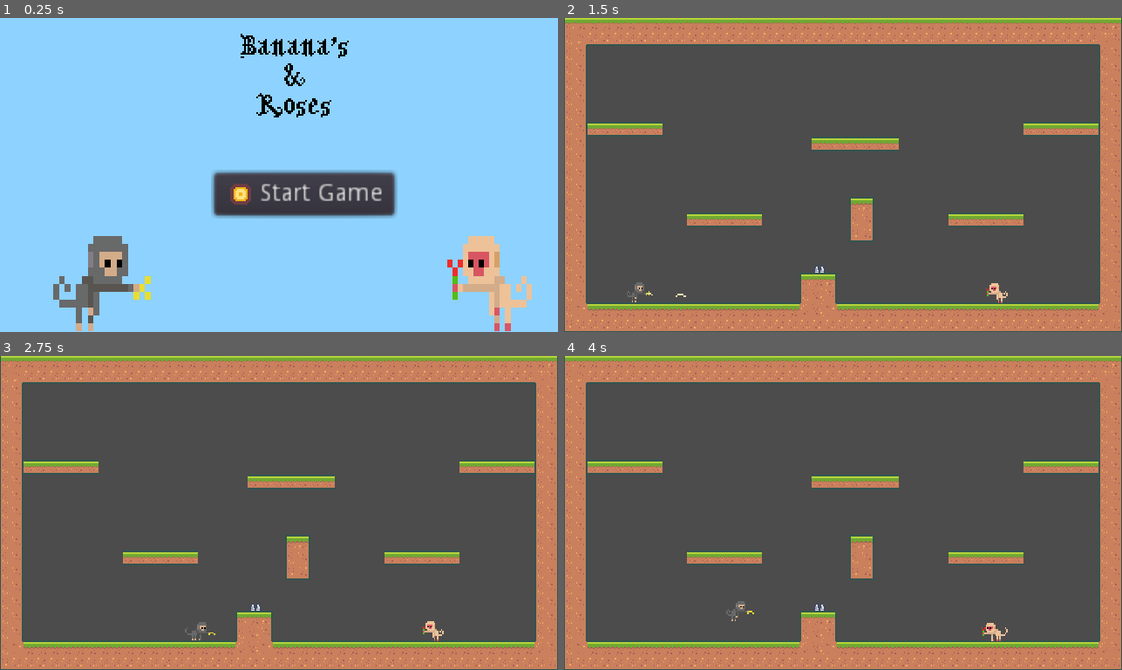
Above: before the commit, frames 1-4 (two rows, left to right).
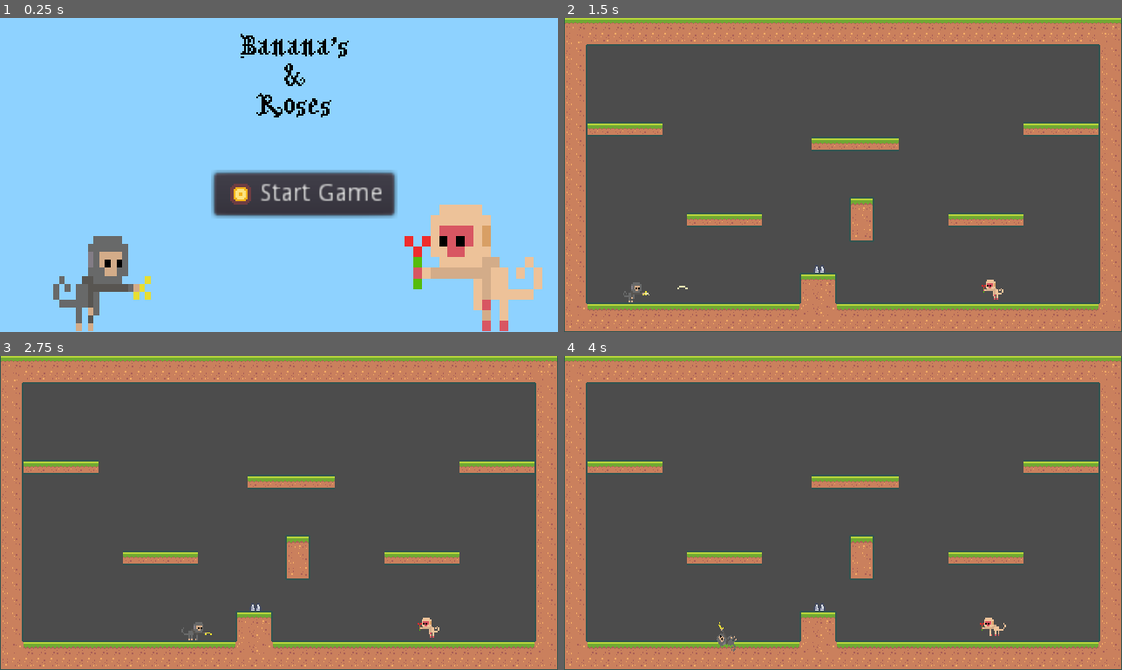
Above: after the commit, the same moments.

Repository: lWardenl/Godot-Platformer2D
Game: Godot game, scene res://Assets/Scenes/MainMenu.tscn
Same seed, same stepped clock (60 frames per second), same inputs: the game is played once before the commit and once after it.
Inputs:
- Up to frame 1 (0.25 s): no input
- Up to frame 2 (1.5 s): click "Start Game" at 0.5 s; hold D (move_right) from 1.28 s (still down); tap G (shoot) at 1.35 s
- Up to frame 3 (2.75 s): keep holding D (move_right); tap F (jump) at 1.52, 2.27 s; tap G (shoot) at 2.1 s
- Up to frame 4 (4 s): release D (move_right) at 2.78 s; hold A (move_left) 2.78-3.53 s; tap G (shoot) at 2.85, 3.6 s; hold D (move_right) from 3.53 s (still down); tap F (jump) at 3.77 s

The runs differ from the first frame. In frame 1, 4.1% of the frame differs, in the area x 72-98%, y 59-100%; in frame 2, 0.2%; in frame 3, 0.2%; in frame 4, 0.4%.

Commit message:
add player rotation

Diff:
--- a/Assets/Scenes/Arena.tscn
+++ b/Assets/Scenes/Arena.tscn
@@ -16,7 +16,7 @@
 tile_data = PoolIntArray( -917514, 1, 0, -917513, 1, 1, -917512, 1, 1, -917511, 1, 1, -917510, 1, 1, -917509, 1, 1, -91 …(4901 unchanged characters)…
 
 [node name="Player" parent="." instance=ExtResource( 4 )]
-position = Vector2( -216, 45 )
+position = Vector2( -214, 64 )
 playerSuffix = ""
 
 [node name="GameCamera" parent="." instance=ExtResource( 3 )]
--- a/Assets/Scenes/Player.tscn
+++ b/Assets/Scenes/Player.tscn
@@ -11,10 +11,7 @@
 [ext_resource path="res://Assets/Sprites/Players/Player 1/attack1.png" type="Texture" id=9]
 
 [sub_resource type="RectangleShape2D" id=4]
-extents = Vector2( 5, 5.5 )
-
-[sub_resource type="CircleShape2D" id=3]
-radius = 10.0499
+extents = Vector2( 5, 4.75 )
 
 [sub_resource type="SpriteFrames" id=2]
 animations = [ {
@@ -39,8 +36,8 @@
 "speed": 11.0
 } ]
 
-[sub_resource type="RectangleShape2D" id=1]
-extents = Vector2( 9.1876, 6 )
+[sub_resource type="CircleShape2D" id=5]
+radius = 7.51665
 
 [node name="Player" type="KinematicBody2D" groups=["player"]]
 scale = Vector2( 2, 2 )
@@ -53,24 +50,16 @@
 one_shot = true
 
 [node name="Hazard Area" type="Area2D" parent="."]
+position = Vector2( -3.5, 5 )
 collision_layer = 16384
 collision_mask = 16384
 
 [node name="CollisionShape2D" type="CollisionShape2D" parent="Hazard Area"]
-position = Vector2( 1, -5.5 )
+position = Vector2( 3, -7.25 )
 shape = SubResource( 4 )
 
-[node name="Pickup Area" type="Area2D" parent="."]
-position = Vector2( 0, 4 )
-collision_layer = 32768
-collision_mask = 32768
-
-[node name="CollisionShape2D" type="CollisionShape2D" parent="Pickup Area"]
-position = Vector2( 1, -12 )
-shape = SubResource( 3 )
-
 [node name="AnimatedSprite" type="AnimatedSprite" parent="."]
-position = Vector2( 0, 4 )
+position = Vector2( -3.5, 9 )
 scale = Vector2( -1, 1 )
 frames = SubResource( 2 )
 animation = "Attack"
@@ -79,6 +68,5 @@
 offset = Vector2( 0, -12 )
 
 [node name="CollisionShape2D" type="CollisionShape2D" parent="."]
-position = Vector2( 0.515, -6 )
-scale = Vector2( 0.597, 1 )
-shape = SubResource( 1 )
+position = Vector2( -0.5, -2.5 )
+shape = SubResource( 5 )
--- a/Assets/Scenes/Player2.tscn
+++ b/Assets/Scenes/Player2.tscn
@@ -10,11 +10,8 @@
 [ext_resource path="res://Assets/Sprites/Players/Player 2/attack.png" type="Texture" id=8]
 [ext_resource path="res://Assets/Sprites/Players/Player 2/emty.png" type="Texture" id=9]
 
-[sub_resource type="RectangleShape2D" id=4]
-extents = Vector2( 5.0285, 5.679 )
-
-[sub_resource type="CircleShape2D" id=3]
-radius = 8.90859
+[sub_resource type="RectangleShape2D" id=3]
+extents = Vector2( 4.25, 5 )
 
 [sub_resource type="SpriteFrames" id=2]
 animations = [ {
@@ -39,8 +36,8 @@
 "speed": 11.0
 } ]
 
-[sub_resource type="RectangleShape2D" id=1]
-extents = Vector2( 8.37521, 5.9805 )
+[sub_resource type="CircleShape2D" id=4]
+radius = 7.51665
 
 [node name="Player" type="KinematicBody2D" groups=["player"]]
 scale = Vector2( 2, 2 )
@@ -54,30 +51,22 @@
 one_shot = true
 
 [node name="Hazard Area" type="Area2D" parent="."]
-position = Vector2( 0, -4 )
+position = Vector2( -0.226, 0 )
 collision_layer = 16384
 collision_mask = 16384
 
 [node name="CollisionShape2D" type="CollisionShape2D" parent="Hazard Area"]
-position = Vector2( -1.17, -1.784 )
-shape = SubResource( 4 )
-
-[node name="Pickup Area" type="Area2D" parent="."]
-collision_layer = 32768
-collision_mask = 32768
-
-[node name="CollisionShape2D" type="CollisionShape2D" parent="Pickup Area"]
-position = Vector2( -0.534, -5.747 )
+position = Vector2( -0.0240002, -2 )
 shape = SubResource( 3 )
 
 [node name="AnimatedSprite" type="AnimatedSprite" parent="."]
-position = Vector2( -3.274, -8 )
+position = Vector2( -3.5, -4 )
 scale = Vector2( -1, 1 )
 frames = SubResource( 2 )
 animation = "Idle"
+frame = 1
 playing = true
 
 [node name="CollisionShape2D" type="CollisionShape2D" parent="."]
-position = Vector2( -1.171, -6.019 )
-scale = Vector2( 0.597, 1 )
-shape = SubResource( 1 )
+position = Vector2( 0.5, -3.5 )
+shape = SubResource( 4 )
--- a/Assets/Scripts/Player.gd
+++ b/Assets/Scripts/Player.gd
@@ -18,6 +18,7 @@
 var winUI = preload("res://Assets/Scenes/WinUI.tscn")
 var menuScene = preload("res://Assets/Scenes/WinUI.tscn")
 var weaponScene
+var initRot
 
 export var playerSuffix = "0"
 export var playerIndex = 0
@@ -28,6 +29,7 @@
 func _ready():
 	$"Hazard Area".connect("area_entered", self, "on_hazard_area_entered")
 	startingPosition = position
+	initRot = rotation
 	weaponScene = load(weaponPath)
 	menuScene = load("res://Assets/Scenes/MainMenu.tscn")
 
@@ -85,12 +87,15 @@
 
 	if(!is_on_floor()):
 		$AnimatedSprite.play("Jump")
+		$AnimatedSprite.rotate(PI/10)
 	elif(currentShot > 0):
 		$AnimatedSprite.play("Attack")
 	elif(moveVector.x != 0):
 		$AnimatedSprite.play("Run")
+		$AnimatedSprite.rotation = lerp_angle(rotation,initRot,0.01)
 	else:
 		$AnimatedSprite.play("Idle")
+		$AnimatedSprite.rotation = lerp_angle(rotation,initRot,0.01)
 
 	if(moveVector.x != 0):
 		$AnimatedSprite.flip_h = true if moveVector.x > 0 else false
@@ -112,9 +117,6 @@
 		get_node("/root/BaseLevel").queue_free()
 		get_node("/root").add_child(menuScene.instance())
 
-
-# func GoToMainMenu():
-
 func shoot():
 	if (currentShot > 0):
 		return
Not shown: 1 places in Assets/Scenes/Player.tscn that only renumber resources
Not shown: 1 places in Assets/Scenes/Player2.tscn that only renumber resources
Binary file changed: Assets/Sprites/Players/Player 2/Sprite-0001.png
Binary file changed: Assets/Sprites/Players/Player 2/Sprite-0002.png
Binary file changed: Assets/Sprites/Players/Player 2/Sprite-0003.png
Binary file changed: Assets/Sprites/Players/Player 2/Sprite-0004.png
Binary file changed: Assets/Sprites/Players/Player 2/Sprite-0005.png
Binary file changed: Assets/Sprites/Players/Player 2/Sprite-0006.png
Binary file changed: Assets/Sprites/Players/Player 2/attack.png
Binary file changed: Assets/Sprites/Players/Player 2/emty.png
Binary file changed: Assets/Sprites/Players/Player 2/rose1.png
